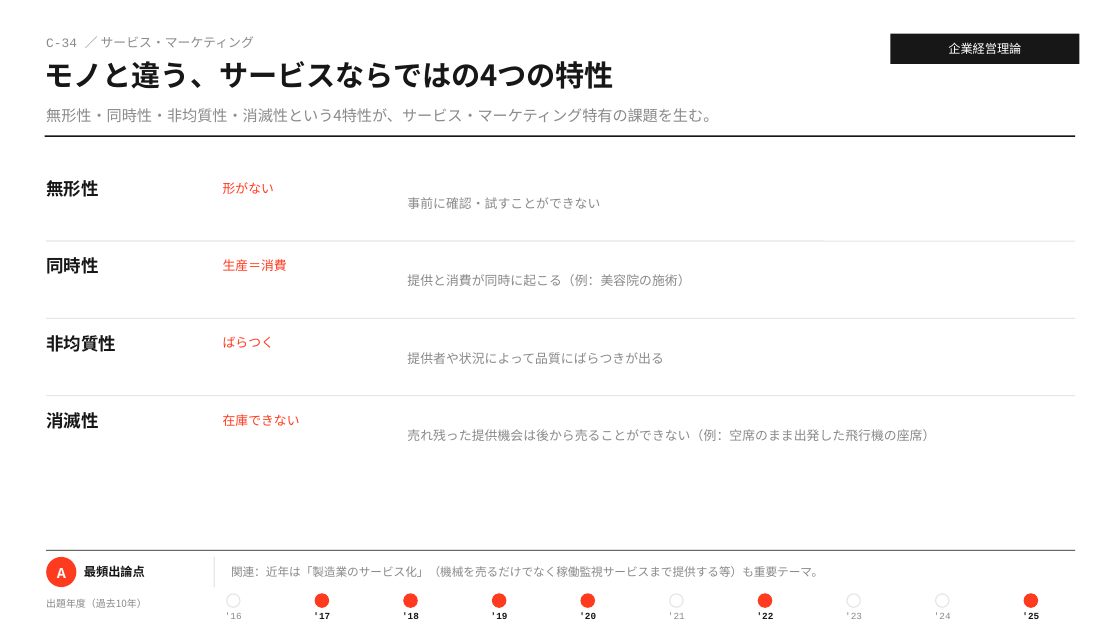
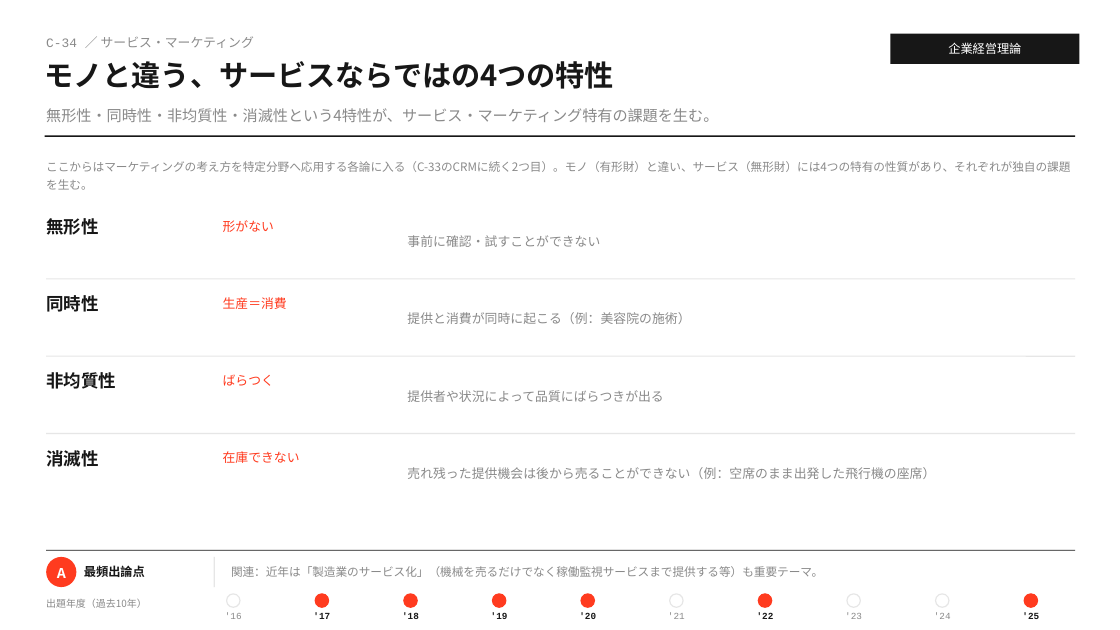
Before and after one commit to MasatoshiSano/SMEC, a slide deck: slide 65 of slides/1st_stage/C_business_administration.pptx. Drawn at 1120x630 pixels with LibreOffice and Linux fonts; fonts in the diff are those of the drawing. Boxes give left, top, right and bottom in pixels: in the first picture for what was removed or moved away, otherwise in the second. Text is boxed around its words. In the diff, an @@ line names an element or a change of style, - is before the commit and + after.

```diff
--- a/slides/1st_stage/C_business_administration.pptx
+++ b/slides/1st_stage/C_business_administration.pptx
@@ text added at (46,161,1070,190), 10 pt, text #8A8A8A @@
+ここからはマーケティングの考え方を特定分野へ応用する各論に入る（C-33のCRMに続く2つ目）。モノ（有形財）と違い、サービス（無形財）には4つの特有の性質があり、それぞれが独自の課題を生む。
@@ 4 texts: place and size @@
-4 texts at (46,182,600,426)
+4 texts at (46,220,600,463)
@@ 8 texts, 3 lines: place and size @@
-8 texts, 3 lines at (46,180,1075,441)
+8 texts, 3 lines at (46,218,1075,479)
```
Also in this commit, not shown: 7 other slides changed, 2 other files.
